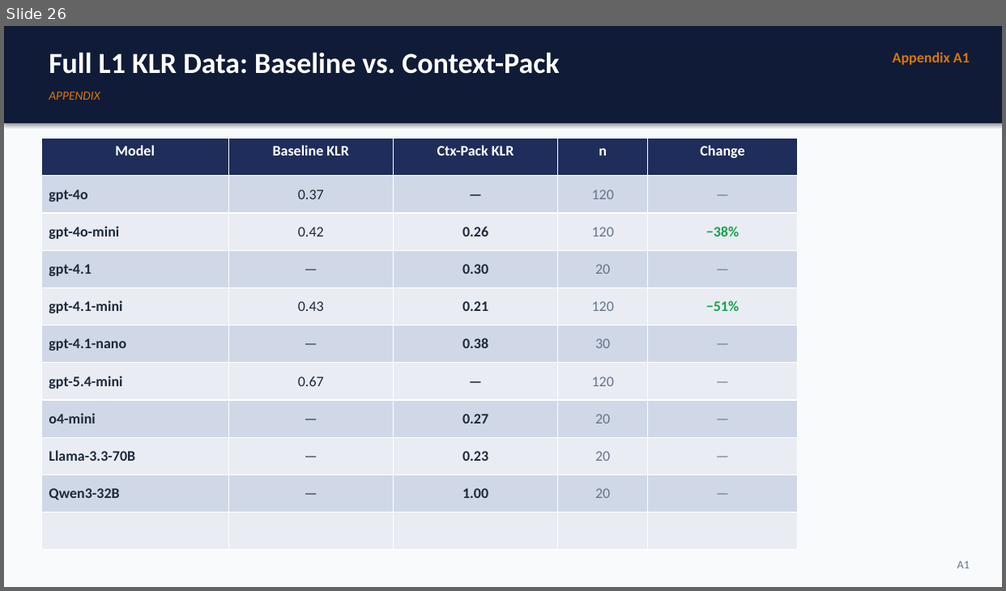
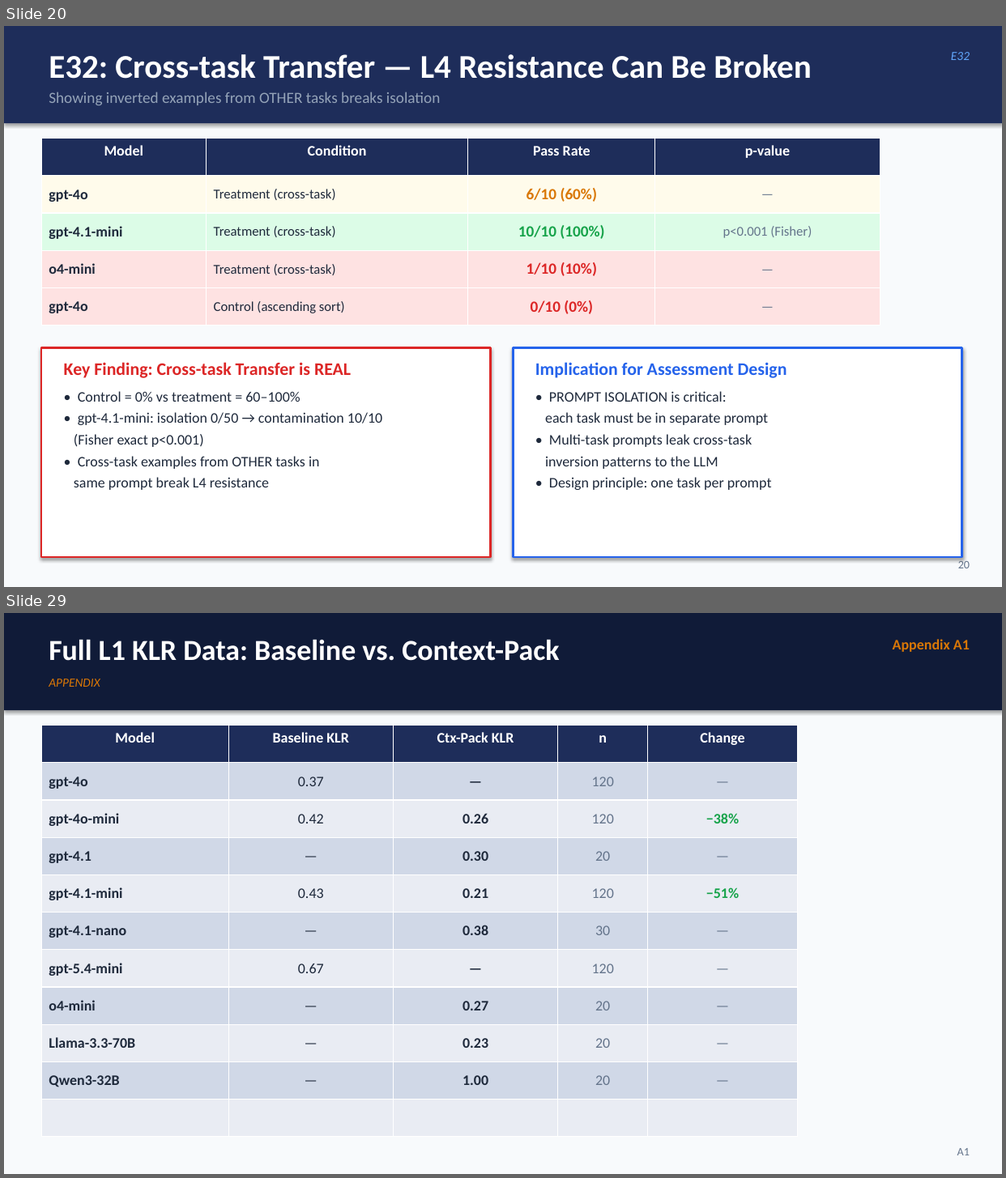
Before and after one commit to Jaeyeong-CHOI/cse307-open-project, a slide deck: presentation/research-slides-v2.pptx. Shown one above the other, each under a label of ours: slide 26 before the commit, slides 20 and 29 after it; the slides between them are not shown. The pictures are 1006x591 and 1006x1178 pixels, drawn with LibreOffice and Linux fonts; fonts in the diff are those of the drawing. Boxes give left, top, right and bottom in pixels: in the first picture for what was removed or moved away, otherwise in the second. Text is boxed around its words. In the diff, an @@ line names an element or a change of style, - is before the commit and + after.

```diff
--- a/presentation/research-slides-v2.pptx
+++ b/presentation/research-slides-v2.pptx
@@ slide 20 added at [4,26,1002,587], background #F8FAFC @@
@@ rectangle added at [4,26,1002,123], fill #1E2D5A @@
@@ text added at [49,54,812,79], 32 pt, text #FFFFFF, bold @@
+E32: Cross-task Transfer — L4 Resistance Can Be Broken
@@ text added at [951,52,970,60], 12 pt, text #60A5FA, italic @@
+E32
@@ text added at [49,92,441,105], 15 pt, text #94A3B8 @@
+Showing inverted examples from OTHER tasks breaks isolation
@@ table added at [41,139,880,326], 5 rows, 4 columns @@
+Model | Condition | Pass Rate | p-value
+gpt-4o | Treatment (cross-task) | 6/10 (60%) | —
+gpt-4.1-mini | Treatment (cross-task) | 10/10 (100%) | p<0.001 (Fisher)
+o4-mini | Treatment (cross-task) | 1/10 (10%) | —
+gpt-4o | Control (ascending sort) | 0/10 (0%) | —
@@ rectangle added at [41,348,491,557], fill #FFFFFF, outline #DC2626 2 pt @@
@@ text added at [64,362,351,378], 17 pt, text #DC2626, bold @@
+Key Finding: Cross-task Transfer is REAL
@@ rectangle added at [513,348,962,557], fill #FFFFFF, outline #2563EB 2 pt @@
@@ text added at [535,362,787,378], 17 pt, text #2563EB, bold @@
+Implication for Assessment Design
@@ text added at [74,391,382,490], 14 pt, text #1E293B @@
+• Control = 0% vs treatment = 60–100%
+• gpt-4.1-mini: isolation 0/50 → contamination 10/10
+(Fisher exact p<0.001)
+• Cross-task examples from OTHER tasks in
+same prompt break L4 resistance
@@ text added at [545,391,772,490], 14 pt, text #1E293B @@
+• PROMPT ISOLATION is critical:
+each task must be in separate prompt
+• Multi-task prompts leak cross-task
+inversion patterns to the LLM
+• Design principle: one task per prompt
@@ text added at [958,559,970,569], 11 pt, text #64748B @@
+20
@@ what was slide 26 is now slide 29 @@
```
Also in this commit, not shown: 9 slides changed, 2 other slides added, 1 other file.
